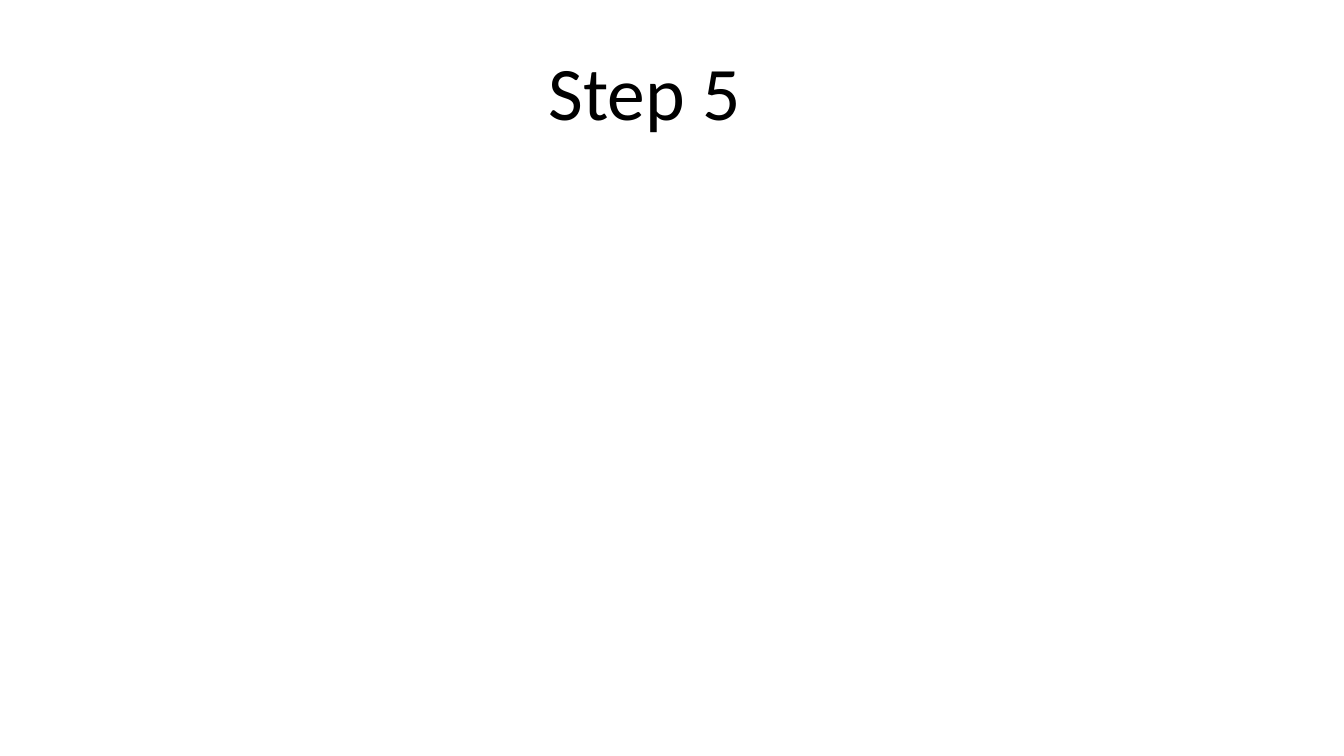
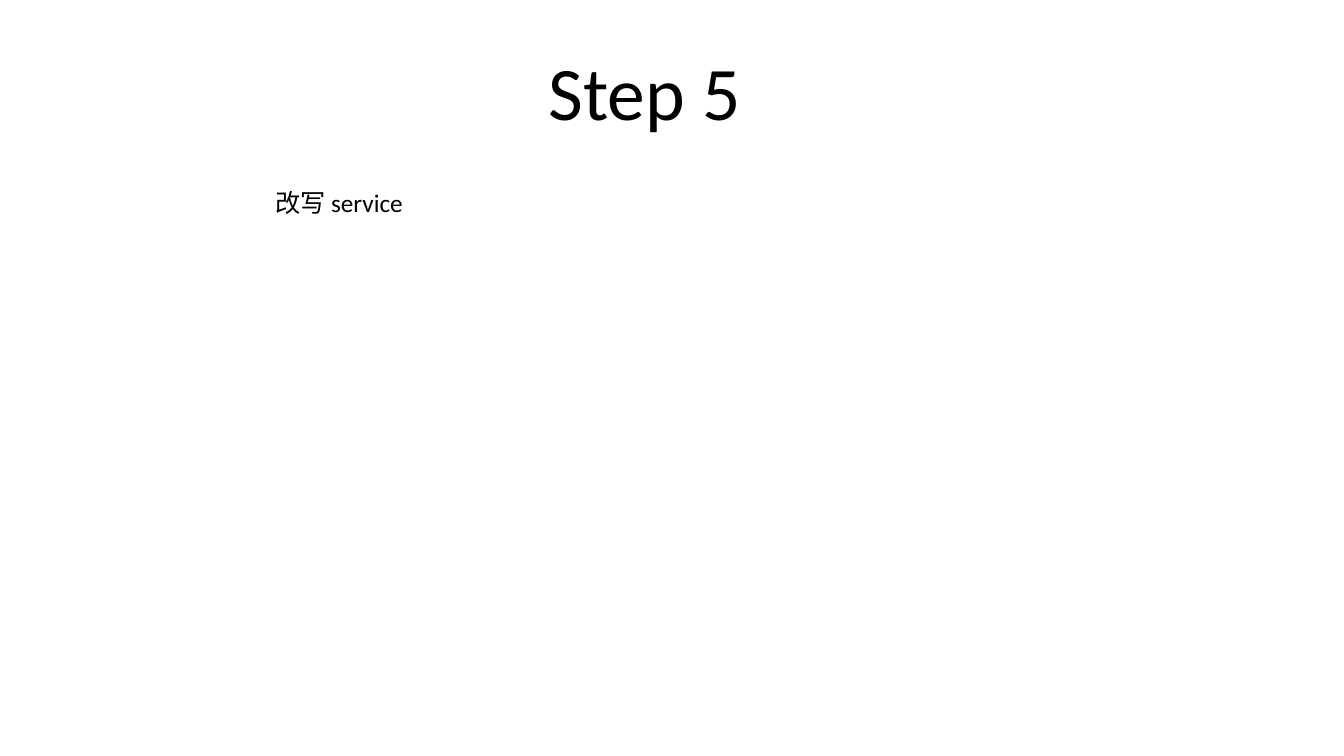
Before and after one commit to FredJiangFei/AngularDemo, a slide deck: slide 6 of Documents/upgrade angularjs.pptx. Drawn at 1344x756 pixels with LibreOffice and Linux fonts; fonts in the diff are those of the drawing. Boxes give left, top, right and bottom in pixels: in the first picture for what was removed or moved away, otherwise in the second. Text is boxed around its words. In the diff, an @@ line names an element or a change of style, - is before the commit and + after.

```diff
--- a/Documents/upgrade angularjs.pptx
+++ b/Documents/upgrade angularjs.pptx
@@ text added at (275,191,403,214), 18 pt, text #000000 @@
+改写 service
```
Also in this commit, not shown: 2 slides added.
